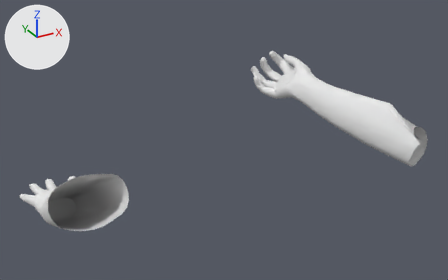
What one commit did to the FBX model Broken Dreams/Assets/3D Models/Weapons/Hands/Hands.fbx.
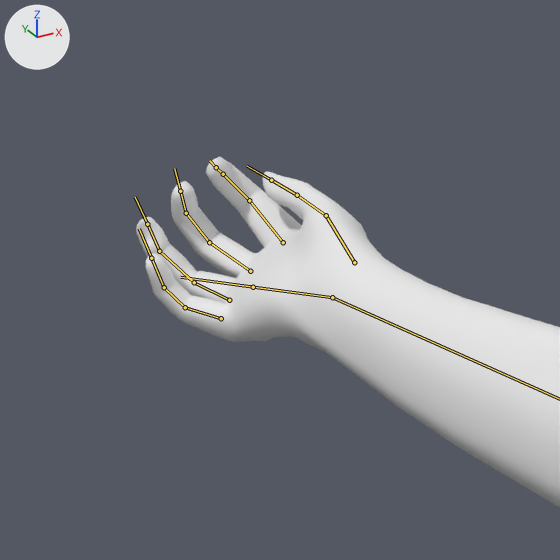
Old and new are each drawn whole from a camera (50 mm lens) standing at (-22.3, -45.7, 25.5) and looking at (0.1, -4.9, 5.1) and again close up on the part from 48% to 81% of the width and 4% to 55% of the height. The axes (+X, +Y, +Z) are drawn at upper left. The lights are the same throughout. Both versions are drawn at frame 31 of the action 'handsrig|handsrigAction.002'; the numbers are the values there. The bones that bend it are drawn over the model as lines in the close-ups.
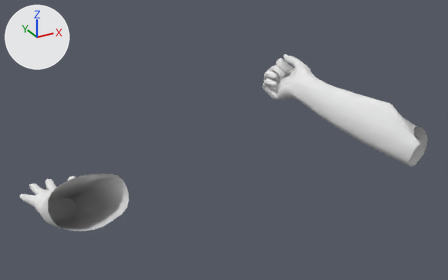
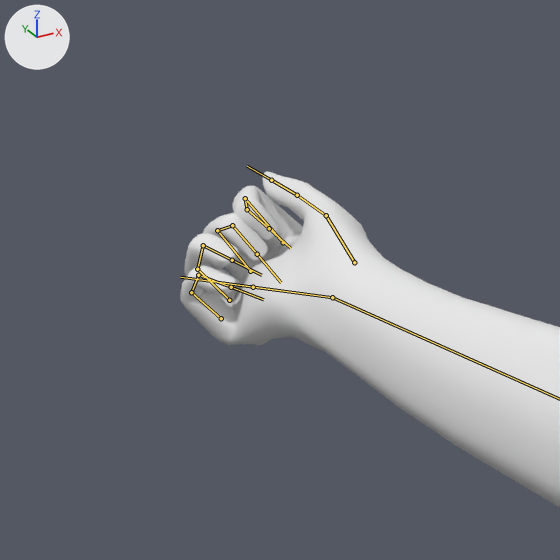
Changed parts and their boxes [x1, y1, x2, y2] in the close-ups (560 x 560 px):
'Cube', posed: before [136, 157, 560, 507]; after [180, 171, 560, 507]
bone 'fi1.L', root to tip: before (283, 242) to (249, 200); after (283, 242) to (245, 198)
bone 'fi2.L', root to tip: before (249, 200) to (223, 174); after (245, 198) to (247, 209)
bone 'fi3.L', root to tip: before (223, 174) to (216, 167); after (247, 209) to (269, 228)
bone 'fm1.L', root to tip: before (250, 271) to (209, 242); after (250, 271) to (217, 230)
bone 'fm2.L', root to tip: before (209, 242) to (186, 213); after (217, 230) to (232, 225)
bone 'fm3.L', root to tip: before (186, 213) to (180, 191); after (232, 225) to (257, 254)
bone 'fr1.L', root to tip: before (229, 300) to (194, 282); after (229, 300) to (197, 269)
bone 'fr2.L', root to tip: before (194, 282) to (159, 251); after (197, 269) to (203, 245)
bone 'fr3.L', root to tip: before (159, 251) to (147, 224); after (203, 245) to (232, 260)
bone 'fp1.L', root to tip: before (221, 318) to (185, 307); after (221, 318) to (191, 292)
bone 'fp2.L', root to tip: before (185, 307) to (164, 287); after (191, 292) to (198, 275)
bone 'fp3.L', root to tip: before (164, 287) to (151, 258); after (198, 275) to (231, 287)

The edits, one by one:
Bone 'fi1.L' (bone_fi1_l) turns from (-45, 0, 0) to (-86, -1, 6) degrees about its own x, y and z.
Bone 'fi2.L' (bone_fi2_l) turns from (-45, 0, 0) to (-86, 0, 0) degrees about its own x, y and z.
Bone 'fi3.L' (bone_fi3_l) turns from (-45, 0, 0) to (-86, 0, 0) degrees about its own x, y and z.
Bone 'fm1.L' (bone_fm1_l) turns from (-41, 0, 0) to (-83, 0, 0) degrees about its own x, y and z.
Bone 'fm2.L' (bone_fm2_l) turns from (-41, 0, 0) to (-83, 0, 0) degrees about its own x, y and z.
Bone 'fm3.L' (bone_fm3_l) turns from (-41, 0, 0) to (-83, 0, 0) degrees about its own x, y and z.
Bone 'fr1.L' (bone_fr1_l) turns from (-33, 0, 0) to (-70, 0, 0) degrees about its own x, y and z.
Bone 'fr2.L' (bone_fr2_l) turns from (-33, 0, 0) to (-70, 0, 0) degrees about its own x, y and z.
Bone 'fr3.L' (bone_fr3_l) turns from (-33, 0, 0) to (-70, 0, 0) degrees about its own x, y and z.
Bone 'fp1.L' (bone_fp1_l) turns from (-33, 0, 0) to (-70, 0, 0) degrees about its own x, y and z.
Bone 'fp2.L' (bone_fp2_l) turns from (-33, 0, 0) to (-70, 0, 0) degrees about its own x, y and z.
Bone 'fp3.L' (bone_fp3_l) turns from (-33, 0, 0) to (-70, 0, 0) degrees about its own x, y and z.
